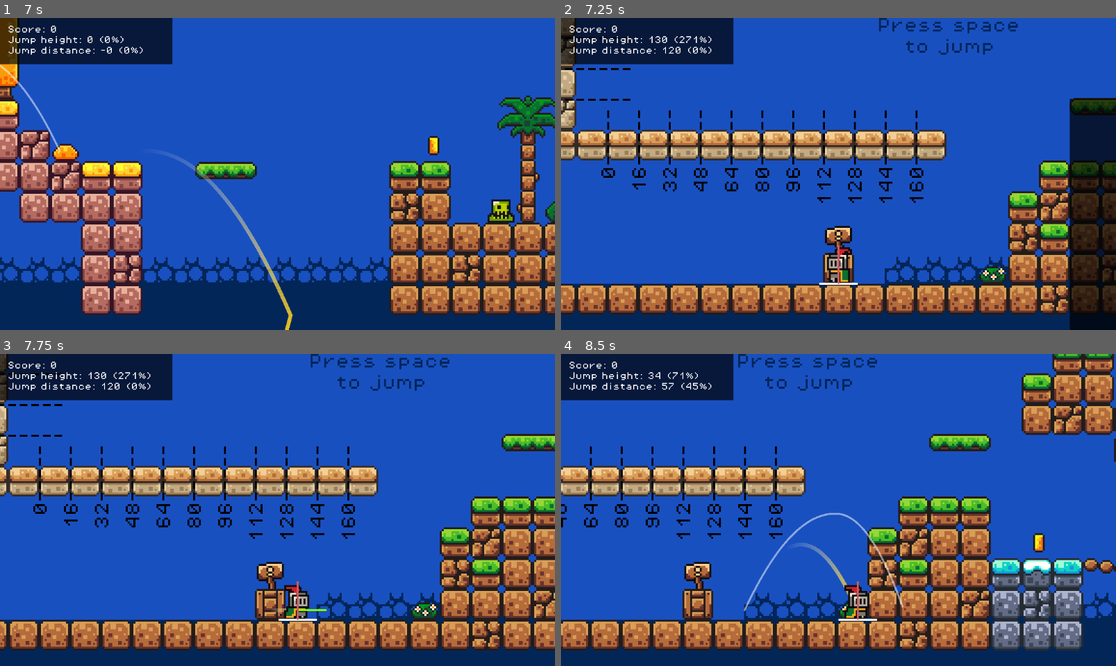
Above: before the commit, frames 1-4 (two rows, left to right).
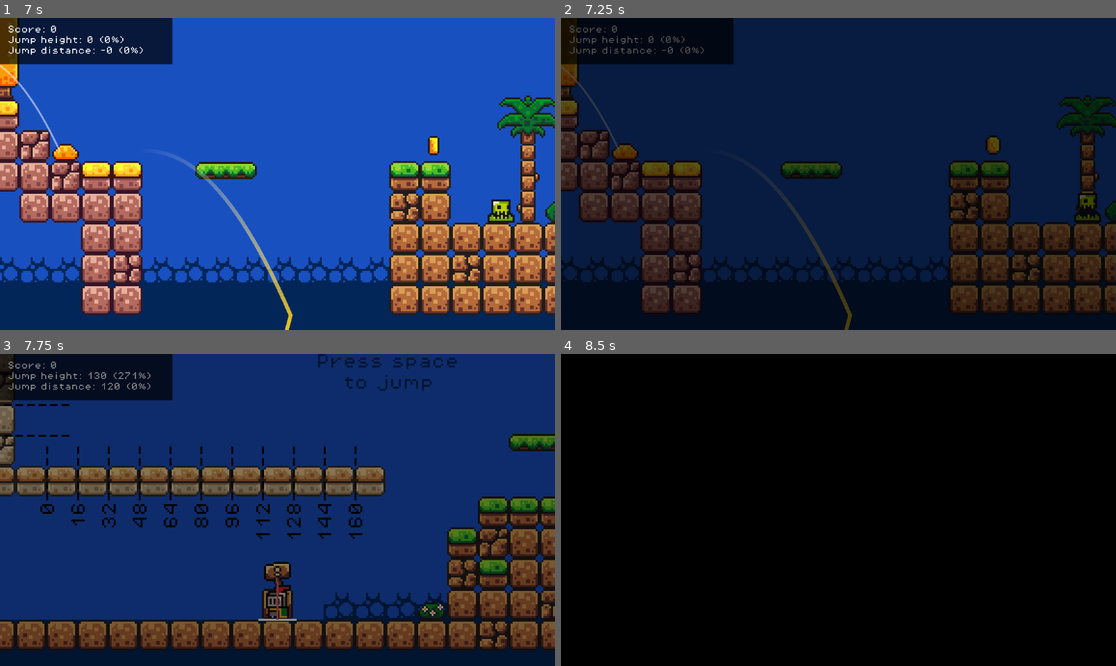
Above: after the commit, the same moments.

Repository: markplewis/2d-platformer-basic
Game: Godot game, scene res://scenes/main.tscn
Two runs of this game, one before a commit and one after it. Both use one fixed random seed, a clock stepped at 60 frames per second and the inputs below.
Inputs:
- Up to frame 1 (7 s): tap Space (jump) at 0.5, 0.77, 1.07, 1.25, 1.52, 1.55, 1.82, 2, 3.02, 3.32, 3.5, 3.77, 3.8, 4.07, 4.25, 4.52, 4.82, 5.85, 6.02, 6.32, 6.77 s; hold Shift (run) 0.53-1.28 s; hold Right (move_right) 0.53-2.03 s; tap W (interact) at 0.6, 2.3, 2.85, 4.35, 6.6 s; tap Shift (run) at 1.35, 3.05 s; hold Left (move_left) 2.03-2.78 s; hold Space (jump) 2.03-2.78 s; hold Right (move_right) 2.78-4.28 s; hold Shift (run) 3.53-4.28 s; hold Left (move_left) 4.28-5.03 s; hold Right (move_right) 5.03-5.78 s; hold Shift (run) 5.03-5.78 s; hold Left (move_left) from 5.78 s (still down)
- Up to frame 2 (7.25 s): keep holding Left (move_left); tap Space (jump) at 7.07 s
- Up to frame 3 (7.75 s): release Left (move_left) at 7.28 s; hold Right (move_right) from 7.28 s (still down); tap Shift (run) at 7.35 s; tap Space (jump) at 7.52 s
- Up to frame 4 (8.5 s): keep holding Right (move_right); tap Space (jump) at 7.82 s; hold Space (jump) from 8.03 s (still down); tap W (interact) at 8.1 s

Frame 1 is identical in both runs. In frame 2, 95% of the frame differs, in the area x 0-100%, y 0-100%; in frame 3, 95%; in frame 4, 99%.

Commit message:
Refactors autoloads and fixes death scene reload flicker

Diff:
--- a/autoloads/global.gd
+++ b/autoloads/global.gd
@@ -3,74 +3,6 @@
 # https://docs.godotengine.org/en/stable/tutorials/scripting/singletons_autoload.html
 # https://docs.godotengine.org/en/stable/tutorials/io/background_loading.html
 
-signal player_interacted
-signal player_dying
-signal player_dead
-signal player_resurrected
-signal player_score_changed
-signal player_health_changed
+var debug_mode: bool = true # Change this to false before building the game
 
-var debug_mode: bool = true
 var debug: bool = OS.is_debug_build() and debug_mode
-
-var _score_default: int = 0
-var _health_default: int = 100
-
-var _score: int = _score_default
-var _health: int = _health_default
-
-
-func on_door_opened(_door: Door, path_to_new_scene: String, _transition_type: String) -> void:
-  SceneManager.swap_scenes(path_to_new_scene, "fade_to_black")
-
-
-func on_player_interacted() -> void:
-  player_interacted.emit()
-
-
-func on_player_dying() -> void:
-  Engine.time_scale = 0.5
-  set_player_score(_score_default)
-  set_player_health(_health_default)
-  get_tree().create_timer(0.6).timeout.connect(_on_player_dead_timeout)
-  player_dying.emit()
-
-
-func _on_player_dead_timeout() -> void:
-  Engine.time_scale = 1
-  player_dead.emit()
-  SceneManager.swap_scenes("", "fade_to_black") # Reload scene
-
-
-func on_player_resurrected() -> void:
-  player_resurrected.emit()
-
-
-func increase_player_score(value: int = 1) -> void:
-  _score += value
-  player_score_changed.emit(_score)
-
-
-func decrease_player_score(value: int = 1) -> void:
-  _score -= value
-  player_score_changed.emit(_score)
-
-
-func set_player_score(value: int = 0) -> void:
-  _score = value
-  player_score_changed.emit(_score)
-
-
-func increase_player_health(value: int = 1) -> void:
-  _health += value
-  player_health_changed.emit(_health)
-
-
-func decrease_player_health(value: int = 1) -> void:
-  _health -= value
-  player_health_changed.emit(_health)
-
-
-func set_player_health(value: int = 0) -> void:
-  _health = value
-  player_health_changed.emit(_health)
--- /dev/null
+++ b/autoloads/player_context.gd
@@ -0,0 +1,118 @@
+extends Node
+
+# https://docs.godotengine.org/en/stable/tutorials/scripting/singletons_autoload.html
+# https://docs.godotengine.org/en/stable/tutorials/io/background_loading.html
+
+signal jump_started
+signal jump_ended
+signal interacted
+signal dying
+signal dead
+signal resurrected
+signal score_changed
+signal health_changed
+
+# Defaults
+var _score_default: int = 0
+var _health_default: int = 100
+
+# Current state
+var _score: int = _score_default
+var _health: int = _health_default
+
+
+# -------------------------------
+# Getters and setters
+# -------------------------------
+
+
+# Score
+
+func get_score() -> int:
+  return _score
+
+
+func set_score(value: int = 0) -> void:
+  _score = value
+  score_changed.emit(_score)
+
+
+func increase_score(value: int = 1) -> void:
+  _score += value
+  score_changed.emit(_score)
+
+
+func decrease_score(value: int = 1) -> void:
+  _score -= value
+  score_changed.emit(_score)
+
+
+# Health
+
+
+func get_health() -> int:
+  return _health
+
+
+func set_health(value: int = 0) -> void:
+  _health = value
+  health_changed.emit(_health)
+
+
+func increase_health(value: int = 1) -> void:
+  _health += value
+  health_changed.emit(_health)
+
+
+func decrease_health(value: int = 1) -> void:
+  _health -= value
+  health_changed.emit(_health)
+
+
+# -------------------------------
+# Dispatch methods
+# (Instead of the Player emitting these signals directly, it invokes these methods like a relay)
+# -------------------------------
+
+
+# Interactions
+
+
+func dispatch_opened_door(_door: Door, path_to_new_scene: String, _transition_type: String) -> void:
+  SceneManager.swap_scenes(path_to_new_scene, "fade_to_black")
+
+
+func dispatch_interacted() -> void:
+  interacted.emit()
+
+
+# Jumping
+
+
+func dispatch_jump_started(dict: Dictionary) -> void:
+  jump_started.emit(dict)
+
+
+func dispatch_jump_ended(dict: Dictionary) -> void:
+  jump_ended.emit(dict)
+
+
+# Death and resurrection
+
+
+func dispatch_dying() -> void:
+  Engine.time_scale = 0.5
+  set_score(_score_default)
+  set_health(_health_default)
+  get_tree().create_timer(0.6).timeout.connect(_on_dying_timeout)
+  dying.emit()
+
+
+func _on_dying_timeout() -> void:
+  Engine.time_scale = 1
+  dead.emit()
+  SceneManager.swap_scenes("", "fade_to_black") # Reload current scene
+
+
+func dispatch_resurrected() -> void:
+  resurrected.emit()
--- a/autoloads/scene_manager.gd
+++ b/autoloads/scene_manager.gd
@@ -18,30 +18,23 @@
 var _loading_in_progress: bool = false ## Used to block SceneManager from attempting to load two things at the same time
 
 var _levels_node: Node
+var _ui_node: Node
 var _current_scene_node: Node
-var _current_scene_path: String ## Internal - stores the path to the asset SceneManager is trying to load
-#var _player: Player = null
+var _current_scene_path: String ## Stores the path to the asset that SceneManager is trying to load
 
 
 func _ready() -> void:
   var root: Node = get_tree().root
   var main: Node = root.get_child(root.get_child_count() - 1)
+  _levels_node = main.get_node("Levels")
+  _ui_node = main.get_node("UI")
 
-  _levels_node = main.get_node("Levels")
   _current_scene_node = _levels_node.get_child(0)
   _current_scene_path = _current_scene_node.scene_file_path
-  #_player = main.get_node("Player")
 
   _content_invalid.connect(_on_content_invalid)
   _content_failed_to_load.connect(_on_content_failed_to_load)
   _content_finished_loading.connect(_on_content_finished_loading)
-
-
-func _add_loading_screen(transition_type: String = "fade_to_black"):
-  _transition = "no_to_transition" if transition_type == "no_transition" else transition_type
-  _loading_screen = _loading_screen_scene.instantiate() as LoadingScreen
-  get_tree().root.add_child(_loading_screen)
-  _loading_screen.start_transition(_transition)
 
 
 func swap_scenes(scene_to_load: String, transition_type: String = "fade_to_black") -> void:
@@ -57,12 +50,26 @@
   if not reload_current_scene:
     _current_scene_path = scene_to_load
 
-  _add_loading_screen(transition_type)
+  await _add_loading_screen(transition_type)
   _load_content(_current_scene_path)
+
+
+func _add_loading_screen(transition_type: String = "fade_to_black"):
+  _transition = "no_to_transition" if transition_type == "no_transition" else transition_type
+  _loading_screen = _loading_screen_scene.instantiate() as LoadingScreen
+  _ui_node.add_child(_loading_screen)
+  _loading_screen.start_transition(_transition)
+
+  await _loading_screen.anim_player.animation_finished
+  # Alternatively, could also use:
+  # await _loading_screen.transition_in_complete
+  # print("transition_in: " + _loading_screen.anim_player.assigned_animation)
 
 
 func _load_content(content_path: String) -> void:
   load_start.emit(_loading_screen)
+  # print("load")
+
   var loader = ResourceLoader.load_threaded_request(content_path)
 
   if not ResourceLoader.exists(content_path) or loader == null:
@@ -109,21 +116,11 @@
   printerr("error: Cannot load resource: '%s'" % [path])
 
 
-## internal - fires when content is done loading. This is responsible for data transfer, adding the
+## Fires when content is done loading. This is responsible for data transfer, adding the
 ## incoming scene removing the outgoing scene, halting the game until the out transition finishes,
-## and also fires off the signals you can listen for to manage the SceneTree as things are added.
-## These will also be useful for initializing things before the user gains control after a
-## transition as well as controlling when the user can resume control.
-## A Few Examples:
-## - load_start: allows you to trigger something as soon as the loading screen is added to the tree, like for example playing a sound effect
-## - scene_added: triggers after the incoming scene is added to the tree, useful for rearraging your scene tree to make sure the loading screen stays on top of everything or perhaps keeping your HUD above the loading screen. The world is your oyster, friend! You can also initialize stuff here before passing control back to the user, because at this stage the transition hasn't finished yet
-## - load_complete: triggers at the end of _on_content_finished_loading, I use this to return control to the player
-## Methods that a scene loaded through SceneManager can optionall implement:
-## - pass_data: a scene should implement this if you want a scene to expose data to pass to an incoming scene
-## - receive_data: a scene should implement this if you want that scene to be able to receive data from the outgoing scene. It is recommended that you check the data type of the incoming data to make sure it's of a type the incoming scene wants. If not, simply discard or don't set the data. This allows you to control which classes can send/receive information without having to worry about running into data mismatches. Think of it like an internal version of the "has_method" check.
-## - init_scene: implement this to be able to execute code (like initializing stuff based on what was passed in through receive_data) - this should fire before the _ready method of the scene
-## - start_scene: implement this to kick off your scene. I use it to return control to the player. But you could also trigger events with the scene or anything else you want to hold until loading and transitioning are both totally done.
+## and also fires off the signals you can listen for to manage the SceneTree as things are added
 func _on_content_finished_loading(incoming_scene) -> void:
+  # print("finished")
   var outgoing_scene = _scene_to_unload
 
   if outgoing_scene != null:
@@ -142,8 +139,8 @@
 
   if _loading_screen != null:
     _loading_screen.finish_transition()
-    # Wait for loading animation to finish
     await _loading_screen.anim_player.animation_finished
+    # print("transition_out: " + _loading_screen.anim_player.assigned_animation)
 
   if incoming_scene.has_method("start_scene"):
     incoming_scene.start_scene()
--- a/project.godot
+++ b/project.godot
@@ -20,6 +20,7 @@
 Music="*res://autoloads/music.tscn"
 Global="*res://autoloads/global.gd"
 SceneManager="*res://autoloads/scene_manager.gd"
+PlayerContext="*res://autoloads/player_context.gd"
 
 [input]
 
--- a/scenes/loading_screen.tscn
+++ b/scenes/loading_screen.tscn
@@ -33,7 +33,7 @@
 "times": PackedFloat32Array(0),
 "transitions": PackedFloat32Array(1),
 "update": 0,
-"values": [Color(0, 0, 0, 1)]
+"values": [Color(0, 0, 0, 0)]
 }
 
 [sub_resource type="Animation" id="Animation_ss0go"]
@@ -70,7 +70,7 @@
 tracks/1/type = "method"
 tracks/1/imported = false
 tracks/1/enabled = true
-tracks/1/path = NodePath(".")
+tracks/1/path = NodePath("Control")
 tracks/1/interp = 1
 tracks/1/loop_wrap = true
 tracks/1/keys = {
@@ -89,45 +89,40 @@
 "fade_to_black": SubResource("Animation_rwcl6")
 }
 
-[node name="LoadingScreen" type="Node2D"]
-script = ExtResource("1_gvyhw")
-
-[node name="Control" type="Control" parent="."]
+[node name="Control" type="Control"]
 layout_mode = 3
 anchors_preset = 15
 anchor_right = 1.0
 anchor_bottom = 1.0
 grow_horizontal = 2
 grow_vertical = 2
+script = ExtResource("1_gvyhw")
+metadata/_edit_use_anchors_ = true
 
-[node name="Panel" type="Panel" parent="Control"]
-self_modulate = Color(0, 0, 0, 1)
+[node name="Panel" type="Panel" parent="."]
+self_modulate = Color(0, 0, 0, 0)
 layout_mode = 1
 anchors_preset = 15
 anchor_right = 1.0
 anchor_bottom = 1.0
-offset_right = 240.0
-offset_bottom = 144.0
 grow_horizontal = 2
 grow_vertical = 2
 theme_override_styles/panel = SubResource("StyleBoxFlat_3d0kk")
 
-[node name="HBoxContainer" type="HBoxContainer" parent="Control"]
+[node name="HBoxContainer" type="HBoxContainer" parent="."]
 layout_mode = 1
 anchors_preset = 15
 anchor_right = 1.0
 anchor_bottom = 1.0
-offset_right = 240.0
-offset_bottom = 144.0
 grow_horizontal = 2
 grow_vertical = 2
 alignment = 1
 
-[node name="VBoxContainer" type="VBoxContainer" parent="Control/HBoxContainer"]
+[node name="VBoxContainer" type="VBoxContainer" parent="HBoxContainer"]
 layout_mode = 2
 alignment = 1
 
-[node name="ProgressBar" type="ProgressBar" parent="Control/HBoxContainer/VBoxContainer"]
+[node name="ProgressBar" type="ProgressBar" parent="HBoxContainer/VBoxContainer"]
 unique_name_in_owner = true
 custom_minimum_size = Vector2(100, 8)
 layout_mode = 2
@@ -137,6 +132,7 @@
 
 [node name="AnimationPlayer" type="AnimationPlayer" parent="."]
 unique_name_in_owner = true
+root_node = NodePath("../..")
 libraries = {
 "": SubResource("AnimationLibrary_dbbxn")
 }
@@ -144,5 +140,3 @@
 [node name="Timer" type="Timer" parent="."]
 wait_time = 3.0
 one_shot = true
-
-[connection signal="timeout" from="Timer" to="." method="_on_timer_timeout"]
--- a/scenes/main.tscn
+++ b/scenes/main.tscn
@@ -1,6 +1,5 @@
-[gd_scene load_steps=7 format=3 uid="uid://bhbo7e00k16xj"]
+[gd_scene load_steps=6 format=3 uid="uid://bhbo7e00k16xj"]
 
-[ext_resource type="Script" path="res://scripts/main.gd" id="1_mb51x"]
 [ext_resource type="PackedScene" uid="uid://dvv8dc774a25k" path="res://scenes/levels/level_01.tscn" id="2_3vm8g"]
 [ext_resource type="Script" path="res://scripts/hud.gd" id="3_xru3t"]
 [ext_resource type="FontFile" uid="uid://bxjubaf4wm1rg" path="res://assets/fonts/PixelOperator8.ttf" id="4_gntik"]
@@ -8,7 +7,6 @@
 [ext_resource type="Script" path="res://scripts/main_camera.gd" id="7_lq44e"]
 
 [node name="Main" type="Node2D"]
-script = ExtResource("1_mb51x")
 
 [node name="Levels" type="Node" parent="."]
 editor_description = "A container for the level scenes"
@@ -49,6 +47,3 @@
 position_smoothing_enabled = true
 script = ExtResource("7_lq44e")
 target_node = NodePath("../Player")
-
-[connection signal="jump_ended" from="Player" to="UI/HUD" method="_on_player_jump_ended"]
-[connection signal="jump_started" from="Player" to="UI/HUD" method="_on_player_jump_started"]
--- a/scenes/player.tscn
+++ b/scenes/player.tscn
@@ -242,6 +242,4 @@
 target_position = Vector2(0, 3)
 
 [connection signal="jump_ended" from="JumpHandler" to="." method="_on_jump_handler_jump_ended"]
-[connection signal="jump_ended" from="JumpHandler" to="Node/TrajectoryLine" method="_on_jump_handler_jump_ended"]
 [connection signal="jump_started" from="JumpHandler" to="." method="_on_jump_handler_jump_started"]
-[connection signal="jump_started" from="JumpHandler" to="Node/TrajectoryLine" method="_on_jump_handler_jump_started"]
--- a/scripts/coin.gd
+++ b/scripts/coin.gd
@@ -4,5 +4,5 @@
 
 
 func _on_body_entered(_body: Node2D) -> void:
-  Global.increase_player_score(1)
+  PlayerContext.increase_score(1)
   _animation_player.play("pickup")
--- a/scripts/door.gd
+++ b/scripts/door.gd
@@ -9,7 +9,7 @@
 
 
 func _ready() -> void:
-  Global.player_interacted.connect(_on_global_player_interacted)
+  PlayerContext.interacted.connect(_on_player_context_interacted)
 
 
 # Manually-connected signals from this node
@@ -28,7 +28,7 @@
 # Programmatically-connected signals from the Global autoload scope
 
 
-func _on_global_player_interacted() -> void:
+func _on_player_context_interacted() -> void:
   if _within_range and not _locked:
     _locked = true
-    Global.on_door_opened(self, path_to_new_scene, transition_type)
+    PlayerContext.dispatch_opened_door(self, path_to_new_scene, transition_type)
--- a/scripts/hud.gd
+++ b/scripts/hud.gd
@@ -16,9 +16,11 @@
 
 func _ready() -> void:
   #SceneManager.scene_added.connect(_on_scene_manager_scene_added)
-  Global.player_dying.connect(_on_global_player_dying)
-  Global.player_resurrected.connect(_on_global_player_resurrected)
-  Global.player_score_changed.connect(_on_global_score_changed)
+  PlayerContext.jump_started.connect(_on_player_context_jump_started)
+  PlayerContext.jump_ended.connect(_on_player_context_jump_ended)
+  PlayerContext.dying.connect(_on_player_context_dying)
+  PlayerContext.resurrected.connect(_on_player_context_resurrected)
+  PlayerContext.score_changed.connect(_on_global_score_changed)
   _update_text()
 
 
@@ -60,10 +62,10 @@
   ]
 
 
-# Manually-connected signals from the Player node
+# Programmatically-connected signals from autoload scope(s)
 
 
-func _on_player_jump_started(_dict: Dictionary) -> void:
+func _on_player_context_jump_started(_dict: Dictionary) -> void:
   _jump_start_dir = 0
   _jump_start_pos = Vector2.ZERO
   _jump_end_pos = Vector2.ZERO
@@ -74,7 +76,7 @@
   _update_text()
 
 
-func _on_player_jump_ended(dict: Dictionary) -> void:
+func _on_player_context_jump_ended(dict: Dictionary) -> void:
   _jump_start_dir = dict.start_dir
   _jump_start_pos = dict.start_pos
   _jump_end_pos = dict.end_pos
@@ -85,20 +87,17 @@
   _update_text()
 
 
-# Programmatically-connected signals from the Global autoload scope
-
-
 #func _on_scene_manager_scene_added(incoming_scene, _loading_screen) -> void:
   #_reset()
   #_update_text()
 
 
-func _on_global_player_dying() -> void:
+func _on_player_context_dying() -> void:
   _reset()
   _update_text()
 
 
-func _on_global_player_resurrected() -> void:
+func _on_player_context_resurrected() -> void:
   _reset()
   _update_text()
 
--- a/scripts/loading_screen.gd
+++ b/scripts/loading_screen.gd
@@ -1,4 +1,4 @@
-class_name LoadingScreen extends Node2D
+class_name LoadingScreen extends Control
 
 signal transition_in_complete
 
@@ -56,5 +56,5 @@
   progress_bar.visible = true
 
 
-func update_bar(val:float) -> void:
+func update_bar(val: float) -> void:
   progress_bar.value = val
--- a/scripts/main.gd
+++ /dev/null
@@ -1,5 +0,0 @@
-class_name Main extends Node2D
-
-#@onready var _levels: Node = $Levels
-#
-#var _current_level_node: Node2D
--- a/scripts/player.gd
+++ b/scripts/player.gd
@@ -1,7 +1,6 @@
 class_name Player extends CharacterBody2D
 
-signal jump_started
-signal jump_ended
+# Player has no signals. Instead, all events are dispatched to the Global autoload.
 
 @export var rotate_on_slopes: bool = true
 
@@ -69,7 +68,7 @@
   _on_floor = is_on_floor()
 
   if _interact_button_just_pressed:
-    Global.on_player_interacted()
+    PlayerContext.dispatch_interacted()
 
   var collision_shape_pos: Vector2 = Vector2.ZERO if _is_dead else _collision_shape.global_position
 
@@ -161,23 +160,23 @@
   _collision_shape.set_deferred("disabled", true)
   _trail.disable()
   velocity.y = -150.0
-  Global.on_player_dying()
+  PlayerContext.dispatch_dying()
 
 
 func _resurrect() -> void:
   _is_dead = false;
-  Global.on_player_resurrected()
+  PlayerContext.dispatch_resurrected()
 
 
 # Manually-connected signals from the JumpHandler node
 
 
 func _on_jump_handler_jump_started(dict: Dictionary) -> void:
-  jump_started.emit(dict)
+  PlayerContext.dispatch_jump_started(dict)
 
 
 func _on_jump_handler_jump_ended(dict: Dictionary) -> void:
-  jump_ended.emit(dict)
+  PlayerContext.dispatch_jump_ended(dict)
 
 
 # Programmatically-connected signals from autoload scope(s)
--- a/scripts/trajectory_line.gd
+++ b/scripts/trajectory_line.gd
@@ -3,7 +3,7 @@
 # https://www.youtube.com/watch?app=desktop&v=Mry6FdWnN7I
 # https://www.reddit.com/r/godot/comments/qgg6dm/how_to_create_a_ballistic_trajectory_line/
 
-@onready var _timer: Timer = $Timer
+@onready var _clear_points_timer: Timer = $Timer # Erase the trajectory line after X seconds
 
 var _fps: int = ProjectSettings.get_setting("physics/common/physics_ticks_per_second")
 
@@ -16,10 +16,15 @@
 
 
 func _ready() -> void:
-  Global.player_resurrected.connect(_on_global_player_resurrected)
+  PlayerContext.jump_started.connect(_on_player_context_jump_started)
+  PlayerContext.jump_ended.connect(_on_player_context_jump_ended)
+  PlayerContext.resurrected.connect(_on_player_context_resurrected)
 
 
-func _on_jump_handler_jump_started(dict: Dictionary) -> void:
+# Programmatically-connected signals from autoload scope(s)
+
+
+func _on_player_context_jump_started(dict: Dictionary) -> void:
   if Global.debug:
     var start_dir: float = dict.start_dir
     var start_pos_offset: Vector2 = dict.start_pos_offset
@@ -31,7 +36,7 @@
     var delta: float = dict.delta
 
     clear_points()
-    _timer.stop()
+    _clear_points_timer.stop()
     position = start_pos_offset
 
     var point_count: int = round(_fps * duration + 2)
@@ -48,24 +53,20 @@
       pos += vel * delta
 
 
-# Manually-connected signals from nodes within this scene or the scene where this is instantiated
+func _on_player_context_jump_ended(_dict: Dictionary) -> void:
+  if Global.debug:
+    _clear_points_timer.stop()
+    _clear_points_timer.start(2)
 
 
-func _on_jump_handler_jump_ended(_dict: Dictionary) -> void:
+func _on_player_context_resurrected() -> void:
   if Global.debug:
-    _timer.stop()
-    _timer.start(2)
+    _clear_points_timer.stop()
+    clear_points()
 
+
+# Manually-connected signals from nodes within this scene or the scene where this node is instantiated
 
 func _on_timer_timeout() -> void:
   if Global.debug:
     clear_points()
-
-
-# Programmatically-connected signals from the Global autoload scope
-
-
-func _on_global_player_resurrected() -> void:
-  if Global.debug:
-    _timer.stop()
-    clear_points()
